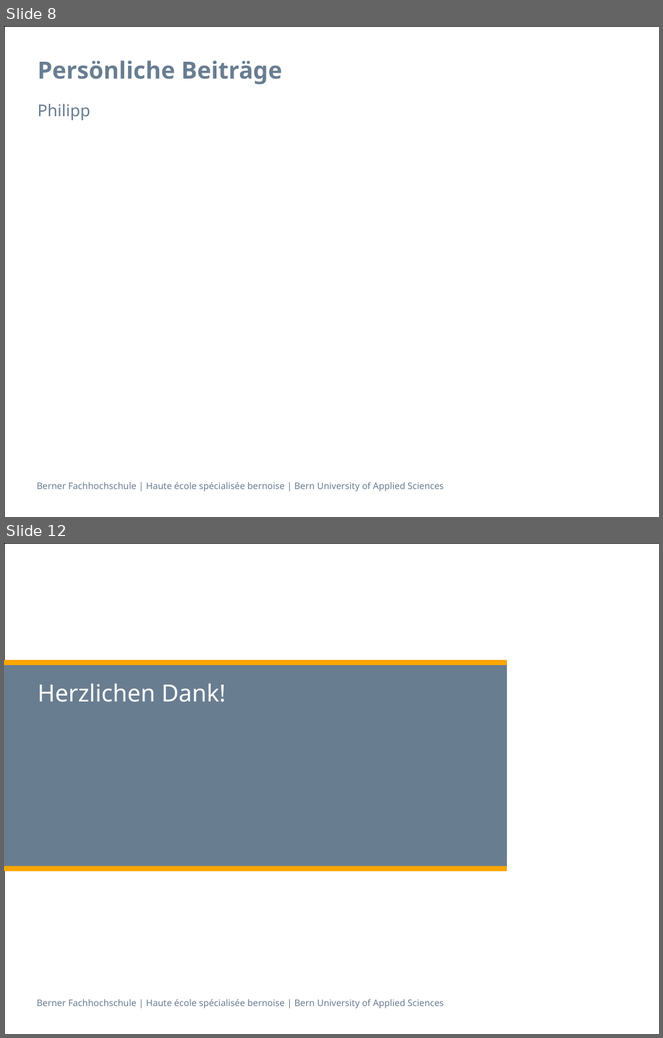
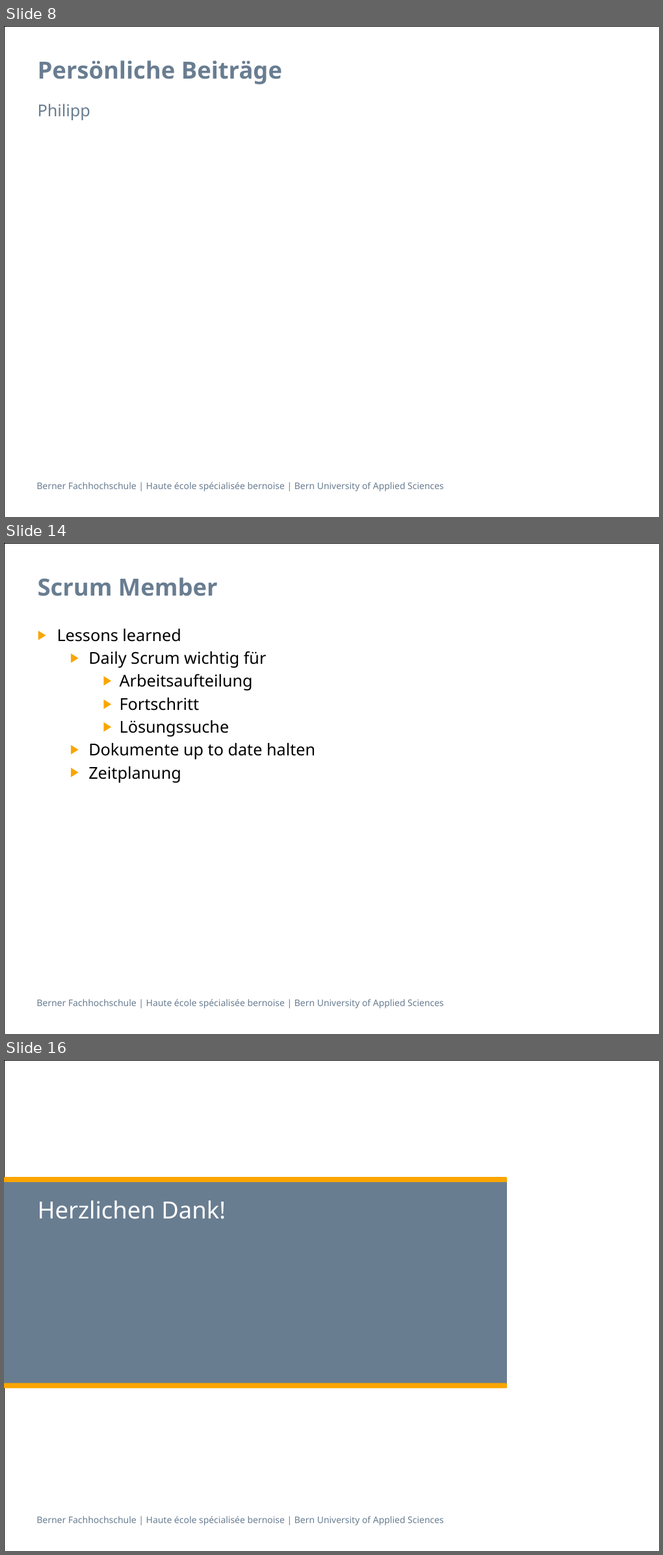
Before and after one commit to zyssm4/ch.bfh.btx8081.w2015.red, a slide deck: doc/Task14/task14_presentation Schlurp.pptx. Shown one above the other, each under a label of ours: slides 8 and 12 before the commit, slides 8, 14 and 16 after it; the slides between them are not shown. The pictures are 663x1038 and 663x1555 pixels, drawn with LibreOffice and Linux fonts; fonts in the diff are those of the drawing; background and template pictures are left out. Boxes give left, top, right and bottom in pixels: in the first picture for what was removed or moved away, otherwise in the second. Text is boxed around its words. In the diff, an @@ line names an element or a change of style, - is before the commit and + after.

Commit message:
presentation lessons learned

```diff
--- a/doc/Task14/task14_presentation Schlurp.pptx
+++ b/doc/Task14/task14_presentation Schlurp.pptx
@@ slide 14 added at <box>4,543,659,1034</box>, background #FFFFFF; not listed: 2 template elements that a slide beside it also shows @@
@@ title added at <box>38,577,218,596</box>, 26 pt, text #697D91, bold @@
+Scrum Member
@@ text added at <box>57,629,315,783</box>, 18 pt, text #000000 @@
+▶ Lessons learned
+  ▶ Daily Scrum wichtig für
+    ▶ Arbeitsaufteilung
+    ▶ Fortschritt
+    ▶ Lösungssuche
+  ▶ Dokumente up to date halten
+  ▶ Zeitplanung
@@ what was slide 12 is now slide 16 @@
```
Also in this commit, not shown: 2 slides changed, 5 other slides added, 2 slides removed.
